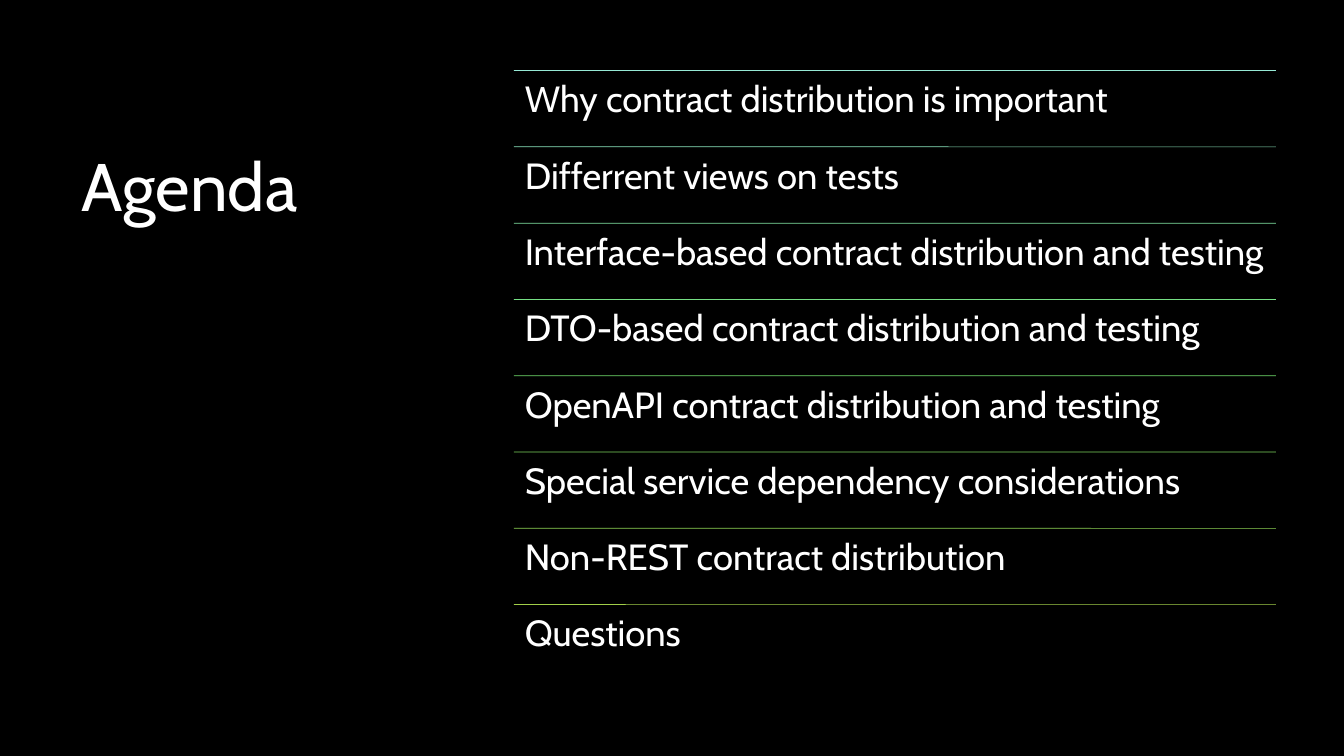
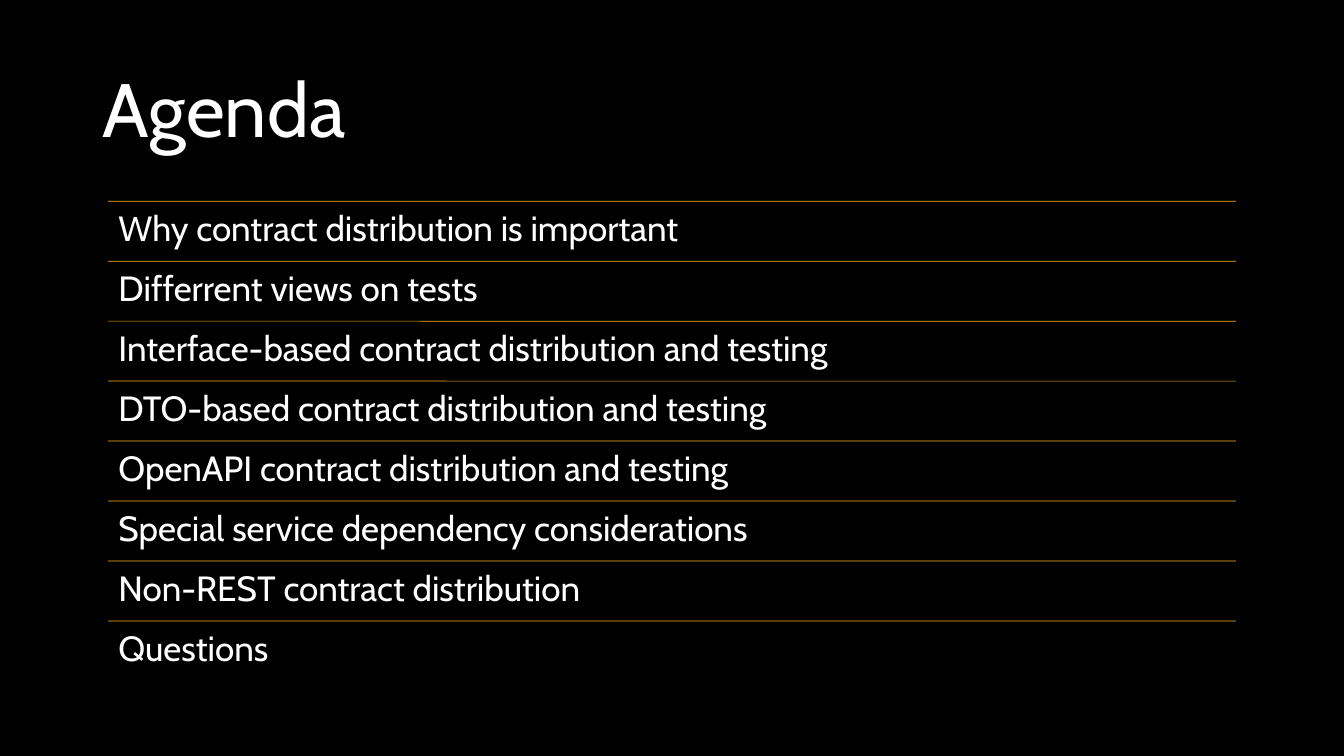
Before and after one commit to KonradGalczynski/Learning, a slide deck: slide 2 of ContractDistribution/ContractDistribution.pptx. Drawn at 1344x756 pixels with LibreOffice and Linux fonts; fonts in the diff are those of the drawing; background and template pictures are left out. Boxes give left, top, right and bottom in pixels: in the first picture for what was removed or moved away, otherwise in the second. Text is boxed around its words. In the diff, an @@ line names an element or a change of style, - is before the commit and + after.

```diff
--- a/ContractDistribution/ContractDistribution.pptx
+++ b/ContractDistribution/ContractDistribution.pptx
@@ rectangle removed at (0, 0, 449, 756) @@
@@ rectangle removed at (449, 0, 1344, 756) @@
@@ title "Agenda": place and size @@
-title "Agenda" at (82, 160, 298, 227)
+title "Agenda" at (102, 80, 345, 154)
@@ title "Agenda" at (102, 80, 345, 154): size 48 to 54 pt; vertical alignment top to middle @@
@@ text "Why contract distribution is important": place and size @@
-text "Why contract distribution is important" at (525, 84, 1108, 121)
+text "Why contract distribution is important" at (118, 214, 679, 250)
@@ size 26 to 25 pt in 6 elements at (118, 636, 268, 662), (118, 574, 580, 602), (118, 514, 747, 550), (118, 454, 728, 490), (118, 214, 679, 250), (118, 274, 477, 302) @@
@@ text "Differrent views on tests": place and size @@
-text "Differrent views on tests" at (525, 161, 899, 190)
+text "Differrent views on tests" at (118, 274, 477, 302)
@@ text at (118, 334, 827, 370): text changed; size 26 to 25 pt @@
-DTO-based contract distribution and testing
+Interface-based contract distribution and testing
@@ text at (118, 394, 766, 430): text changed; size 26 to 25 pt @@
-Interface-based contract distribution and testing
+DTO-based contract distribution and testing
@@ text "OpenAPI contract distribution and testing": place and size @@
-text "OpenAPI contract distribution and testing" at (525, 390, 1160, 426)
+text "OpenAPI contract distribution and testing" at (118, 454, 728, 490)
@@ text "Special service dependency considerations": place and size @@
-text "Special service dependency considerations" at (525, 466, 1180, 502)
+text "Special service dependency considerations" at (118, 514, 747, 550)
@@ text "Non-REST contract distribution": place and size @@
-text "Non-REST contract distribution" at (525, 542, 1005, 571)
+text "Non-REST contract distribution" at (118, 574, 580, 602)
@@ text "Questions": place and size @@
-text "Questions" at (525, 620, 681, 647)
+text "Questions" at (118, 636, 268, 662)
@@ group added at (108, 202, 1236, 621): 8 lines @@
@@ group removed at (514, 71, 1276, 605): 8 lines @@
```
Also in this commit, not shown: 2 other slides changed, 2 other files.
